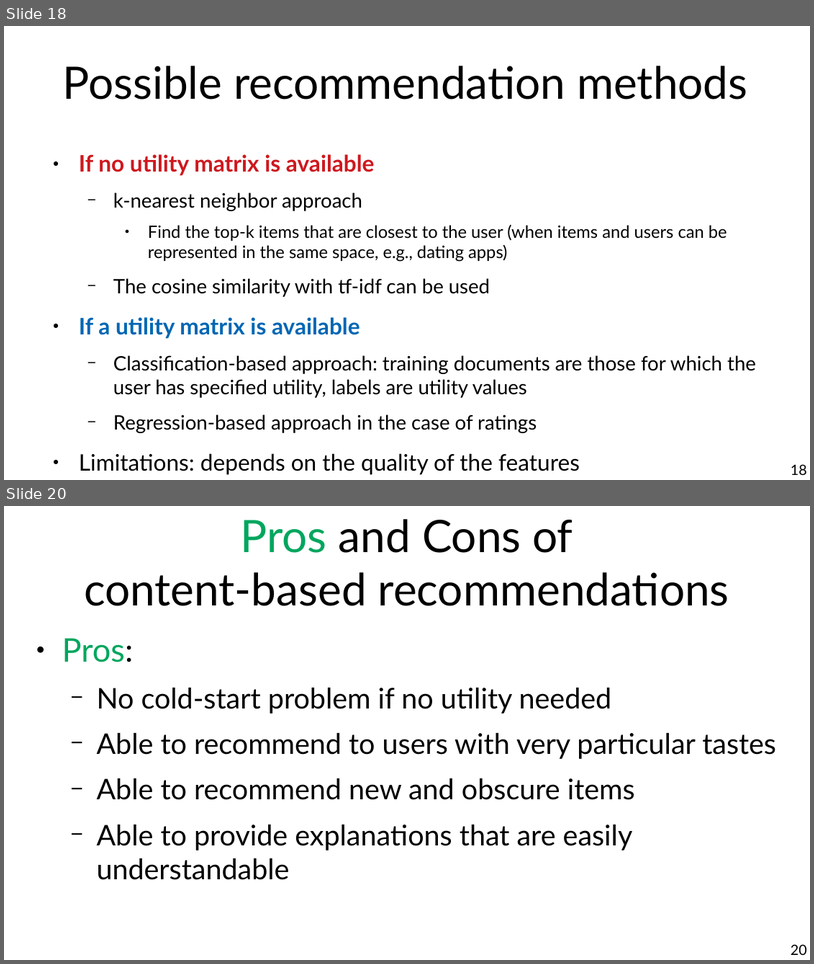
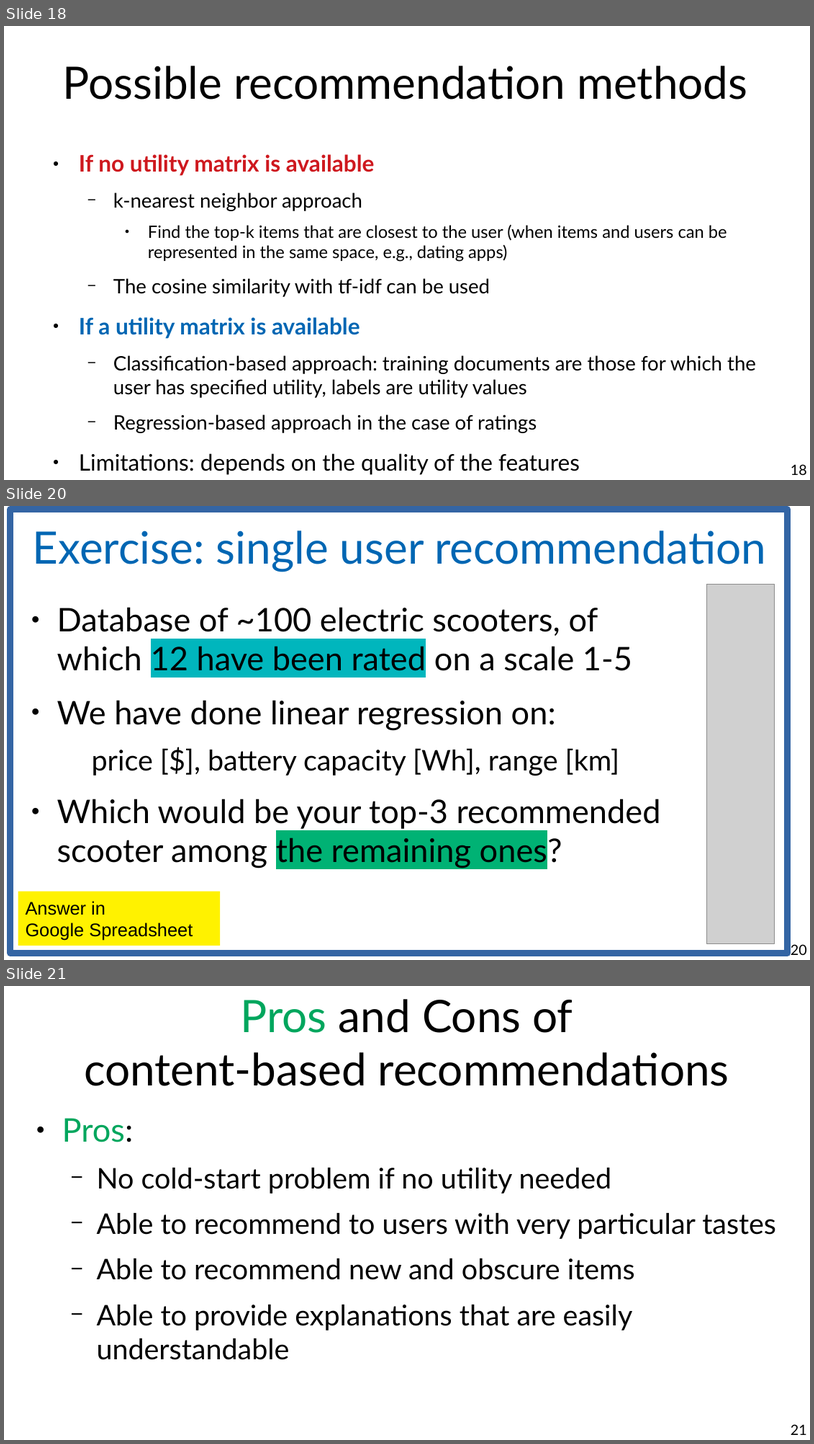
Before and after one commit to chatox/data-mining-course, a slide deck: theory/tt16_recommender_systems.odp. Shown one above the other, each under a label of ours: slides 18 and 20 before the commit, slides 18, 20 and 21 after it; the slides between them are not shown. The pictures are 814x964 and 814x1444 pixels, drawn with LibreOffice and Linux fonts; fonts in the diff are those of the drawing; grey boxes stand for pictures. Boxes give left, top, right and bottom in pixels: in the first picture for what was removed or moved away, otherwise in the second. Text is boxed around its words. In the diff, an @@ line names an element or a change of style, - is before the commit and + after.

```diff
--- a/theory/tt16_recommender_systems.odp
+++ b/theory/tt16_recommender_systems.odp
@@ slide 20 added at <box>4,506,810,960</box>, background #FFFFFF @@
@@ rectangle added at <box>10,509,789,953</box>, outline #3465A4 6.01 pt @@
@@ title added at <box>33,530,766,572</box>, 44 pt, text #0066B3 @@
+Exercise: single user recommendation
@@ picture added at <box>707,584,775,944</box> @@
@@ text added at <box>57,607,661,868</box>, 32 pt, text #000000 @@
+● Database of ~100 electric scooters, of which 12 have been rated on a scale 1-5
+● We have done linear regression on:
+  price [$], battery capacity [Wh], range [km]
+● Which would be your top-3 recommended scooter among the remaining ones?
@@ rectangle added at <box>18,891,220,945</box>, fill #FFF200, 18 pt, text #000000 @@
+Answer in
+Google Spreadsheet
@@ page number added at <box>791,944,808,955</box>, 14 pt, text #000000 @@
+20
@@ what was slide 20 is now slide 21 @@
@@ page number at <box>791,1424,808,1435</box>: text changed @@
-20
+21
```
Also in this commit, not shown: 1 slide changed, 3 other files.
